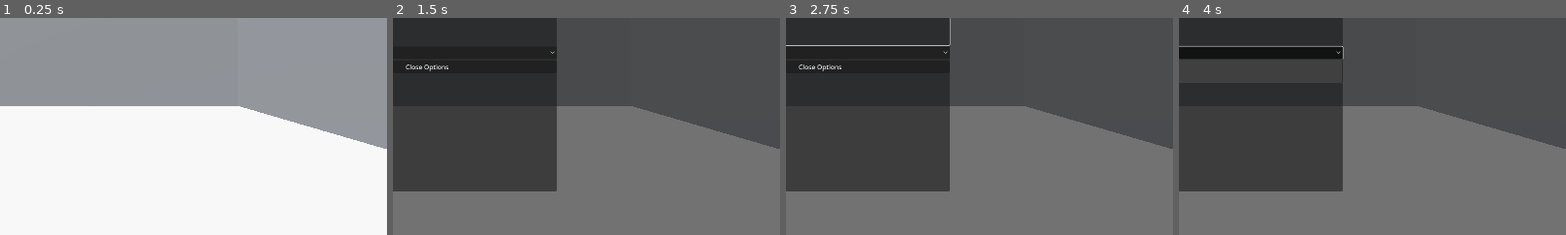
Above: before the commit, frames 1-4 (left to right).
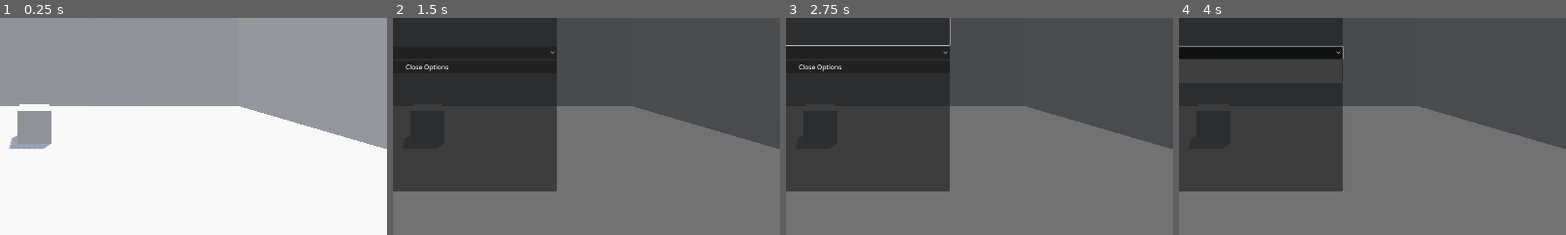
Above: after the commit, the same moments.

Repository: Lord-drageon/thegamewithnoplaybutton
Game: Godot game, scene res://scenes/map.tscn
Two runs of this game, one before a commit and one after it. Both use one fixed random seed, a clock stepped at 60 frames per second and the inputs below. Before the commit the project has no main scene; this scene is started directly in both runs.
Inputs (mouse positions are % of the whole screen's width and height, from its top left):
- Up to frame 1 (0.25 s): no input
- Up to frame 2 (1.5 s): tap Enter at 0.5 s; move the mouse to (72, 45) at 0.52 s; click (72, 45) at 0.67 s; click "Options" at 1.25 s
- Up to frame 3 (2.75 s): click "show play button(LOCKED)" at 2 s
- Up to frame 4 (4 s): click "show play button(LOCKED)" at 2.75 s; click "Normal" at 3.5 s
The pictures show only the part of the screen within x 46-95%, y 43-93%; the shares and areas given below are measured in that part.

The runs differ from the first frame. In frame 1, 1.7% of the frame differs, in the area x 2-14%, y 39-61%; in frame 2, less than 0.1%; in frame 3, less than 0.1%; in frame 4, less than 0.1%.

Commit message:
toolsnmoves
added tools
added functionality for movable blocks

Diff:
--- a/project.godot
+++ b/project.godot
@@ -11,6 +11,7 @@
 [application]
 
 config/name="Thegamewithnoplaybutton"
+run/main_scene="res://scenes/map.tscn"
 config/features=PackedStringArray("4.1", "GL Compatibility")
 config/icon="res://icon.svg"
 
--- a/scenes/characterbas.tscn
+++ b/scenes/characterbas.tscn
@@ -1,5 +1,6 @@
-[gd_scene load_steps=4 format=3 uid="uid://bvhovtgvmfew"]
+[gd_scene load_steps=5 format=3 uid="uid://bvhovtgvmfew"]
 
+[ext_resource type="PackedScene" uid="uid://2q3aydgv277" path="res://scenes/obj_tools.tscn" id="1_ba7k1"]
 [ext_resource type="PackedScene" uid="uid://dsullpsmy8jb7" path="res://scenes/main_menu.tscn" id="1_boyb6"]
 
 [sub_resource type="SphereMesh" id="SphereMesh_1cxmf"]
@@ -19,4 +20,7 @@
 [node name="pCam" type="Camera3D" parent="."]
 transform = Transform3D(1, 0, 0, 0, 1, 0, 0, 0, 1, 0, 1.52, 0)
 
+[node name="objTools" parent="pCam" instance=ExtResource("1_ba7k1")]
+visible = false
+
 [node name="main_menu" parent="pCam" instance=ExtResource("1_boyb6")]
--- /dev/null
+++ b/scenes/clickmoveitem.gd
@@ -0,0 +1,30 @@
+extends StaticBody3D
+var restPosition:Vector3
+var moveTime:=3.15
+var moveMult:=1.0
+
+
+# Called when the node enters the scene tree for the first time.
+func _ready():
+	restPosition=global_position
+	pass # Replace with function body.
+
+
+# Called every frame. 'delta' is the elapsed time since the previous frame.
+func _process(delta):
+	if(moveTime<PI):
+		global_position.y=restPosition.y+sin(moveTime)*moveMult
+		moveTime+=delta
+	else:
+		global_position=restPosition
+	pass
+
+
+
+func _on_input_event(camera, event, position, normal, shape_idx):
+	if(event is InputEventMouseButton):
+		if(event.button_index==MOUSE_BUTTON_LEFT):
+			print("test-move object")
+			if(moveTime>=PI):
+				moveTime=0.0
+	pass # Replace with function body.
--- /dev/null
+++ b/scenes/clickmoveitem.tscn
@@ -0,0 +1,19 @@
+[gd_scene load_steps=4 format=3 uid="uid://cckwvdrbhb36t"]
+
+[ext_resource type="Script" path="res://scenes/clickmoveitem.gd" id="1_842mp"]
+
+[sub_resource type="BoxMesh" id="BoxMesh_y8iom"]
+
+[sub_resource type="ConcavePolygonShape3D" id="ConcavePolygonShape3D_0brqm"]
+data = PackedVector3Array(-0.5, 0.5, 0.5, 0.5, 0.5, 0.5, -0.5, -0.5, 0.5, 0.5, 0.5, 0.5, 0.5, -0.5, 0.5, -0.5, -0.5, 0.5, 0.5, 0.5, -0.5, -0.5, 0.5, -0.5, 0.5, -0.5, -0.5, -0.5, 0.5, -0.5, -0.5, -0.5, -0.5, 0.5, -0.5, -0.5, 0.5, 0.5, 0.5, 0.5, 0.5, -0.5, 0.5, -0.5, 0.5, 0.5, 0.5, -0.5, 0.5, -0.5, -0.5, 0.5, -0.5, 0.5, -0.5, 0.5, -0.5, -0.5, 0.5, 0.5, -0.5, -0.5, -0.5, -0.5, 0.5, 0.5, -0.5, -0.5, 0.5, -0.5, -0.5, -0.5, 0.5, 0.5, 0.5, -0.5, 0.5, 0.5, 0.5, 0.5, -0.5, -0.5, 0.5, 0.5, -0.5, 0.5, -0.5, 0.5, 0.5, -0.5, -0.5, -0.5, 0.5, 0.5, -0.5, 0.5, -0.5, -0.5, -0.5, 0.5, -0.5, 0.5, 0.5, -0.5, -0.5, -0.5, -0.5, -0.5)
+
+[node name="clickmoveitem" type="StaticBody3D"]
+script = ExtResource("1_842mp")
+
+[node name="MeshInstance3D" type="MeshInstance3D" parent="."]
+mesh = SubResource("BoxMesh_y8iom")
+
+[node name="CollisionShape3D" type="CollisionShape3D" parent="."]
+shape = SubResource("ConcavePolygonShape3D_0brqm")
+
+[connection signal="input_event" from="." to="." method="_on_input_event"]
--- a/scenes/main_menu.tscn
+++ b/scenes/main_menu.tscn
@@ -16,6 +16,7 @@
 offset_bottom = -0.216064
 grow_horizontal = 2
 grow_vertical = 2
+mouse_filter = 1
 script = ExtResource("1_aywm6")
 
 [node name="std" type="Control" parent="."]
@@ -23,9 +24,10 @@
 offset_right = 40.0
 offset_bottom = 40.0
 
-[node name="Sprite2D" type="Sprite2D" parent="std"]
+[node name="TextureRect" type="TextureRect" parent="std"]
+layout_mode = 0
+mouse_filter = 0
 texture = ExtResource("1_lg1j3")
-offset = Vector2(960, 540)
 
 [node name="optionsbutton" type="Button" parent="std"]
 layout_mode = 0
@@ -49,6 +51,7 @@
 anchors_preset = 0
 offset_right = 40.0
 offset_bottom = 40.0
+mouse_filter = 2
 
 [node name="optio" type="Button" parent="minimal"]
 layout_mode = 0
--- a/scenes/map.tscn
+++ b/scenes/map.tscn
@@ -1,6 +1,7 @@
-[gd_scene load_steps=12 format=3 uid="uid://l250ccxmn2yf"]
+[gd_scene load_steps=13 format=3 uid="uid://l250ccxmn2yf"]
 
 [ext_resource type="PackedScene" uid="uid://bvhovtgvmfew" path="res://scenes/characterbas.tscn" id="1_busg4"]
+[ext_resource type="PackedScene" uid="uid://cckwvdrbhb36t" path="res://scenes/clickmoveitem.tscn" id="2_iboik"]
 
 [sub_resource type="ProceduralSkyMaterial" id="ProceduralSkyMaterial_ulmu6"]
 sky_horizon_color = Color(0.64625, 0.65575, 0.67075, 1)
@@ -94,3 +95,6 @@
 
 [node name="characterbas" parent="." instance=ExtResource("1_busg4")]
 transform = Transform3D(1, 0, 0, 0, 1, 0, 0, 0, 1, 0, 1.4, 3.98149)
+
+[node name="clickmoveitem" parent="." instance=ExtResource("2_iboik")]
+transform = Transform3D(1, 0, 0, 0, 1, 0, 0, 0, 1, 0, 0.487998, -5.02144)
--- a/scenes/obj_tools.tscn
+++ b/scenes/obj_tools.tscn
@@ -6,6 +6,7 @@
 [ext_resource type="Texture2D" uid="uid://ncrmbg6ygkq0" path="res://assets/keysymbol_down.png" id="3_6fyd1"]
 [ext_resource type="Texture2D" uid="uid://pks8glg21145" path="res://assets/keysymbol_right.png" id="4_oheta"]
 [ext_resource type="Texture2D" uid="uid://bv4i66trqqnpf" path="res://assets/keysymbol_up2.png" id="6_05red"]
+[ext_resource type="PackedScene" uid="uid://c784axr8ihkan" path="res://scenes/toolbox.tscn" id="7_p5nmv"]
 
 [node name="objTools" type="Control"]
 layout_mode = 3
@@ -17,6 +18,7 @@
 script = ExtResource("1_xa335")
 
 [node name="cameratool" type="GridContainer" parent="."]
+visible = false
 layout_mode = 1
 anchors_preset = 15
 anchor_right = 1.0
@@ -31,6 +33,7 @@
 modulate = Color(1, 1, 1, 0)
 custom_minimum_size = Vector2(80, 70)
 layout_mode = 2
+mouse_filter = 2
 
 [node name="cam_up" type="Button" parent="cameratool"]
 layout_mode = 2
@@ -40,6 +43,7 @@
 modulate = Color(1, 1, 1, 0)
 custom_minimum_size = Vector2(80, 70)
 layout_mode = 2
+mouse_filter = 2
 
 [node name="cam_left" type="Button" parent="cameratool"]
 layout_mode = 2
@@ -54,6 +58,7 @@
 icon = ExtResource("4_oheta")
 
 [node name="moveTool" type="Button" parent="."]
+visible = false
 layout_mode = 1
 anchors_preset = 15
 anchor_right = 1.0
@@ -61,7 +66,16 @@
 offset_left = 276.0
 offset_top = 1002.0
 offset_right = -1556.0
+grow_horizontal = 2
+grow_vertical = 2
 icon = ExtResource("6_05red")
+
+[node name="toolbox" parent="." instance=ExtResource("7_p5nmv")]
+layout_mode = 1
+offset_left = 184.0
+offset_top = 779.0
+offset_right = -221.0
+offset_bottom = -88.0
 
 [connection signal="pressed" from="cameratool/cam_up" to="." method="_on_cam_up_pressed"]
 [connection signal="pressed" from="cameratool/cam_left" to="." method="_on_cam_left_pressed"]
--- a/scenes/options.tscn
+++ b/scenes/options.tscn
@@ -13,6 +13,7 @@
 anchor_bottom = 1.0
 grow_horizontal = 2
 grow_vertical = 2
+mouse_filter = 2
 script = ExtResource("1_bcp1e")
 
 [node name="Panel" type="Panel" parent="."]
--- /dev/null
+++ b/scenes/tool.gd
@@ -0,0 +1,27 @@
+extends Button
+class_name  tool
+
+@export var hoverImg:Texture2D
+@export var mainImg:Texture2D
+@export var toolName:String
+@export var active:bool
+
+func _ready():
+	icon=mainImg
+	pass
+
+func _on_focus_entered():
+	icon=hoverImg
+	pass # Replace with function body.
+
+
+func _on_focus_exited():
+	if(!active):
+		icon=mainImg
+	pass # Replace with function body.
+
+
+
+func _on_pressed():
+	get_parent().setCurTool(toolName)
+	pass # Replace with function body.
--- /dev/null
+++ b/scenes/tool1.gd
@@ -0,0 +1 @@
+extends tool
--- /dev/null
+++ b/scenes/tool2.gd
@@ -0,0 +1,11 @@
+extends tool
+
+
+# Called when the node enters the scene tree for the first time.
+func _ready():
+	pass # Replace with function body.
+
+
+# Called every frame. 'delta' is the elapsed time since the previous frame.
+func _process(delta):
+	pass
--- /dev/null
+++ b/scenes/tool3.gd
@@ -0,0 +1,10 @@
+extends tool
+
+# Called when the node enters the scene tree for the first time.
+func _ready():
+	pass # Replace with function body.
+
+
+# Called every frame. 'delta' is the elapsed time since the previous frame.
+func _process(delta):
+	pass
--- /dev/null
+++ b/scenes/tool4.gd
@@ -0,0 +1,11 @@
+extends tool
+
+
+# Called when the node enters the scene tree for the first time.
+func _ready():
+	pass # Replace with function body.
+
+
+# Called every frame. 'delta' is the elapsed time since the previous frame.
+func _process(delta):
+	pass
--- /dev/null
+++ b/scenes/toolbox.gd
@@ -0,0 +1,20 @@
+extends HBoxContainer
+
+@export var curTool:String
+
+# Called when the node enters the scene tree for the first time.
+func _ready():
+	pass # Replace with function body.
+
+
+# Called every frame. 'delta' is the elapsed time since the previous frame.
+func _process(delta):
+	pass
+func setCurTool(name):
+	curTool=name
+	for i in get_children():
+		if i.toolName==name:
+			i.active=true
+		else:
+			i.active=false
+			i.icon=i.mainImg
--- /dev/null
+++ b/scenes/toolbox.tscn
@@ -0,0 +1,117 @@
+[gd_scene load_steps=21 format=3 uid="uid://c784axr8ihkan"]
+
+[ext_resource type="Script" path="res://scenes/toolbox.gd" id="1_jwanp"]
+[ext_resource type="Script" path="res://scenes/tool.gd" id="1_n84ci"]
+[ext_resource type="Texture2D" uid="uid://b747grm1h58ar" path="res://assets/hand.png" id="2_cbbv8"]
+[ext_resource type="Script" path="res://scenes/tool1.gd" id="2_nbmi4"]
+[ext_resource type="Script" path="res://scenes/tool2.gd" id="3_tc5fv"]
+[ext_resource type="Texture2D" uid="uid://bgh1fwfgek2ir" path="res://assets/handhigl.png" id="4_ssgcd"]
+[ext_resource type="Texture2D" uid="uid://c8frwub86ufev" path="res://assets/scissorspublicdomain.png" id="5_hgsx2"]
+[ext_resource type="Texture2D" uid="uid://ds5lse8u33c4m" path="res://assets/scissorspublicdomainhigl.png" id="7_r3441"]
+[ext_resource type="Texture2D" uid="uid://bh3ubb7givkbx" path="res://assets/weight.png" id="8_d1xpb"]
+[ext_resource type="Script" path="res://scenes/tool3.gd" id="8_x3gr4"]
+[ext_resource type="Texture2D" uid="uid://n1h4ljty4h14" path="res://assets/weighthigl.png" id="10_rp7bn"]
+[ext_resource type="Script" path="res://scenes/tool4.gd" id="11_04yj0"]
+[ext_resource type="Texture2D" uid="uid://b6dke5d74uc28" path="res://assets/crowbarpublicdomain.png" id="11_yarjt"]
+[ext_resource type="Texture2D" uid="uid://b6m541m31y1s5" path="res://assets/crowbarhigl.png" id="13_e0q8g"]
+[ext_resource type="Texture2D" uid="uid://c280r6e3rukth" path="res://assets/wheelpublicdomain.png" id="14_x1mko"]
+[ext_resource type="Texture2D" uid="uid://cm5iwcfqw2d2u" path="res://assets/wheelpubichigl.png" id="16_xyn1o"]
+[ext_resource type="Texture2D" uid="uid://c2070j27wayvn" path="res://assets/screwdriver-pubdom.png" id="17_yae0e"]
+[ext_resource type="Texture2D" uid="uid://8o432c7h031e" path="res://assets/screwdriver-higl.png" id="18_rddm7"]
+[ext_resource type="Texture2D" uid="uid://cth5nog6i6yos" path="res://assets/key-pubdom.png" id="19_0gtb0"]
+[ext_resource type="Texture2D" uid="uid://byctrgesry4pr" path="res://assets/key-higl.png" id="20_lu3lf"]
+
+[node name="toolbox" type="HBoxContainer"]
+anchors_preset = 15
+anchor_right = 1.0
+anchor_bottom = 1.0
+offset_right = -470.0
+offset_bottom = -867.0
+grow_horizontal = 2
+grow_vertical = 2
+script = ExtResource("1_jwanp")
+
+[node name="tool1" type="Button" parent="."]
+visible = false
+layout_mode = 2
+icon = ExtResource("2_cbbv8")
+script = ExtResource("2_nbmi4")
+hoverImg = ExtResource("4_ssgcd")
+mainImg = ExtResource("2_cbbv8")
+toolName = "Hand"
+
+[node name="tool2" type="Button" parent="."]
+visible = false
+layout_mode = 2
+icon = ExtResource("5_hgsx2")
+script = ExtResource("3_tc5fv")
+hoverImg = ExtResource("7_r3441")
+mainImg = ExtResource("5_hgsx2")
+toolName = "Scissors"
+
+[node name="tool3" type="Button" parent="."]
+visible = false
+layout_mode = 2
+icon = ExtResource("8_d1xpb")
+script = ExtResource("8_x3gr4")
+hoverImg = ExtResource("10_rp7bn")
+mainImg = ExtResource("8_d1xpb")
+toolName = "Weight"
+
+[node name="tool4" type="Button" parent="."]
+visible = false
+layout_mode = 2
+icon = ExtResource("11_yarjt")
+script = ExtResource("11_04yj0")
+hoverImg = ExtResource("13_e0q8g")
+mainImg = ExtResource("11_yarjt")
+toolName = "Crowbar"
+
+[node name="tool5" type="Button" parent="."]
+visible = false
+layout_mode = 2
+icon = ExtResource("14_x1mko")
+script = ExtResource("1_n84ci")
+hoverImg = ExtResource("16_xyn1o")
+mainImg = ExtResource("14_x1mko")
+toolName = "Wheel"
+
+[node name="tool6" type="Button" parent="."]
+visible = false
+layout_mode = 2
+icon = ExtResource("17_yae0e")
+script = ExtResource("1_n84ci")
+hoverImg = ExtResource("18_rddm7")
+mainImg = ExtResource("17_yae0e")
+toolName = "Screwdriver"
+
+[node name="tool7" type="Button" parent="."]
+visible = false
+layout_mode = 2
+icon = ExtResource("19_0gtb0")
+script = ExtResource("1_n84ci")
+hoverImg = ExtResource("20_lu3lf")
+mainImg = ExtResource("19_0gtb0")
+toolName = "Screwdriver"
+
+[connection signal="focus_entered" from="tool1" to="tool1" method="_on_focus_entered"]
+[connection signal="focus_exited" from="tool1" to="tool1" method="_on_focus_exited"]
+[connection signal="pressed" from="tool1" to="tool1" method="_on_pressed"]
+[connection signal="focus_entered" from="tool2" to="tool2" method="_on_focus_entered"]
+[connection signal="focus_exited" from="tool2" to="tool2" method="_on_focus_exited"]
+[connection signal="pressed" from="tool2" to="tool2" method="_on_pressed"]
+[connection signal="focus_entered" from="tool3" to="tool3" method="_on_focus_entered"]
+[connection signal="focus_exited" from="tool3" to="tool3" method="_on_focus_exited"]
+[connection signal="pressed" from="tool3" to="tool3" method="_on_pressed"]
+[connection signal="focus_entered" from="tool4" to="tool4" method="_on_focus_entered"]
+[connection signal="focus_exited" from="tool4" to="tool4" method="_on_focus_exited"]
+[connection signal="pressed" from="tool4" to="tool4" method="_on_pressed"]
+[connection signal="focus_entered" from="tool5" to="tool5" method="_on_focus_entered"]
+[connection signal="focus_exited" from="tool5" to="tool5" method="_on_focus_exited"]
+[connection signal="pressed" from="tool5" to="tool5" method="_on_pressed"]
+[connection signal="focus_entered" from="tool6" to="tool6" method="_on_focus_entered"]
+[connection signal="focus_exited" from="tool6" to="tool6" method="_on_focus_exited"]
+[connection signal="pressed" from="tool6" to="tool6" method="_on_pressed"]
+[connection signal="focus_entered" from="tool7" to="tool7" method="_on_focus_entered"]
+[connection signal="focus_exited" from="tool7" to="tool7" method="_on_focus_exited"]
+[connection signal="pressed" from="tool7" to="tool7" method="_on_pressed"]
Binary file added: assets/crowbarhigl.png
Not shown, added: assets/crowbarhigl.png.import
Binary file added: assets/crowbarpublicdomain.png
Not shown, added: assets/crowbarpublicdomain.png.import
Binary file added: assets/hand.png
Not shown, added: assets/hand.png.import
Binary file added: assets/handhigl.png
Not shown, added: assets/handhigl.png.import
Binary file added: assets/key-higl.png
Not shown, added: assets/key-higl.png.import
Binary file added: assets/key-pubdom.png
Not shown, added: assets/key-pubdom.png.import
(and 17 more such lines)
